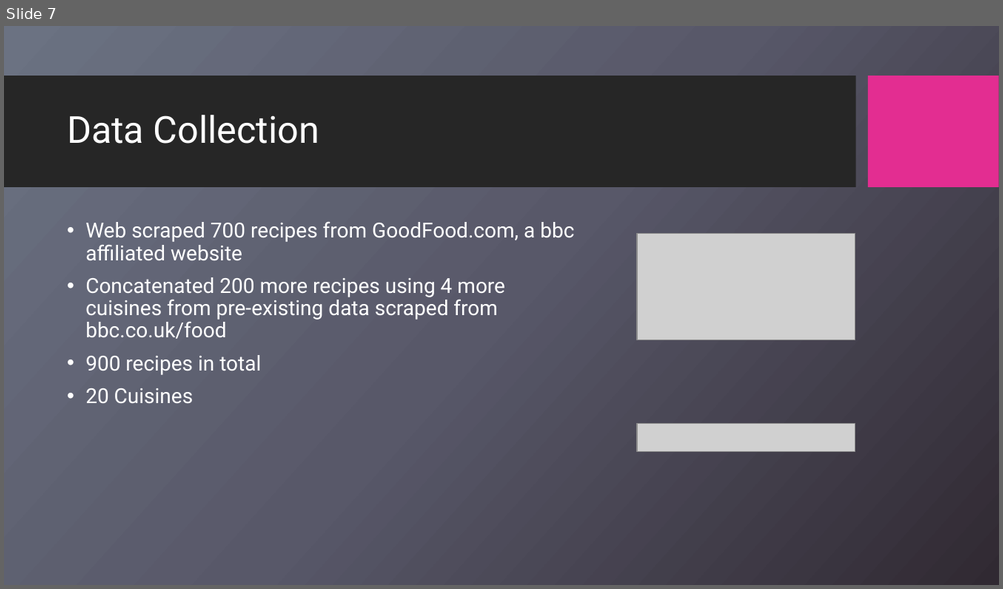
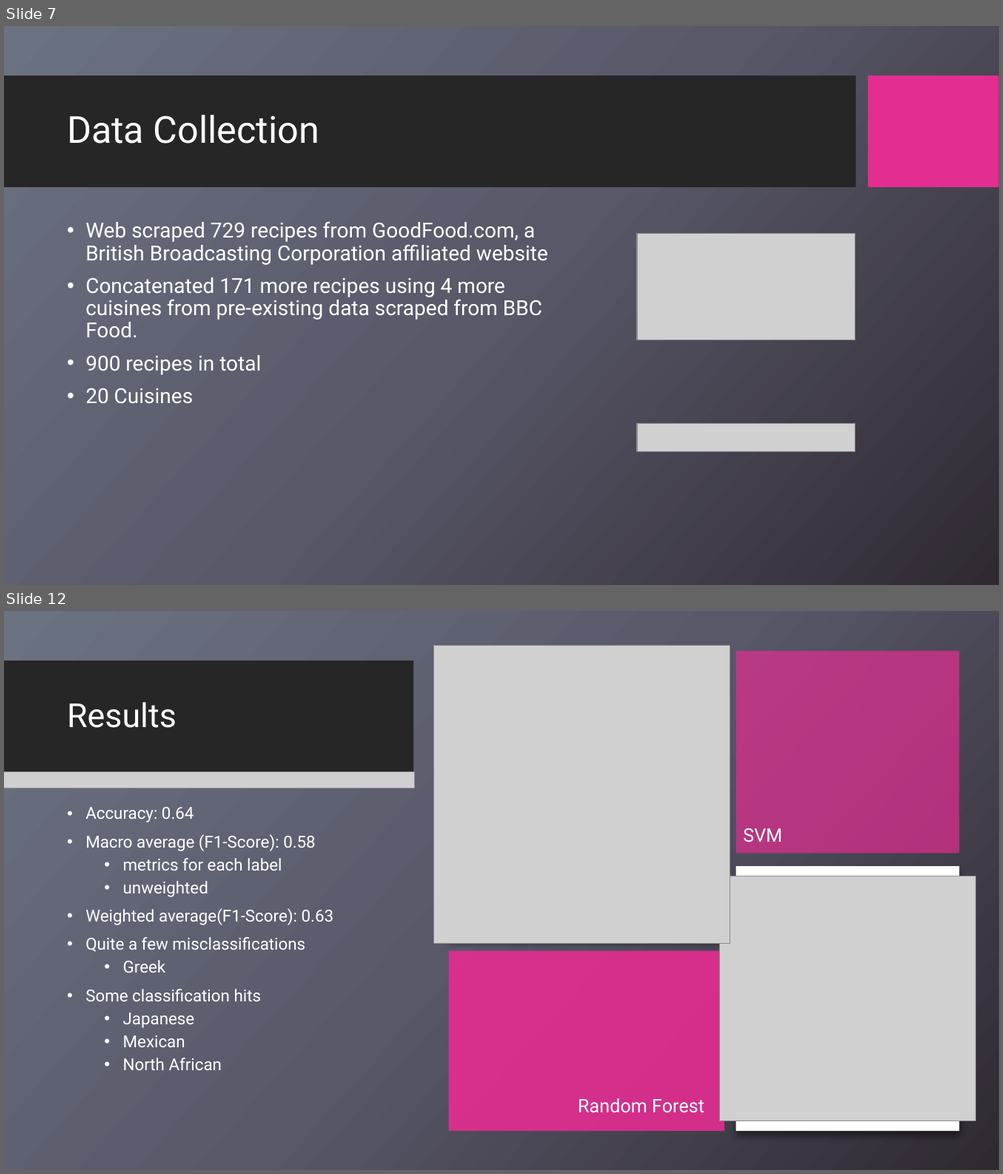
Before and after one commit to aamoeji04/Cuisine_Classification_Capstone, a slide deck: Cuisine_Classification.pptx. Shown one above the other, each under a label of ours: slide 7 before the commit, slides 7 and 12 after it; the slides between them are not shown. The pictures are 1003x589 and 1003x1174 pixels, drawn with LibreOffice and Linux fonts; fonts in the diff are those of the drawing; grey boxes stand for pictures; background and template pictures are left out. Boxes give left, top, right and bottom in pixels: in the first picture for what was removed or moved away, otherwise in the second. Text is boxed around its words. In the diff, an @@ line names an element or a change of style, - is before the commit and + after.

```diff
--- a/Cuisine_Classification.pptx
+++ b/Cuisine_Classification.pptx
@@ slide 12 added at box(4, 611, 999, 1170), background picture (left out); not listed: 2 template elements that a slide beside it also shows @@
@@ rectangle added at box(4, 611, 999, 1170), fill gradient #6C7382 to #59596A to #302A33 @@
@@ picture added at box(433, 645, 730, 944) @@
@@ rectangle added at box(449, 650, 724, 939), fill #FFFFFF @@
@@ rectangle added at box(736, 650, 960, 853), fill #E32D91 at 70% opacity @@
@@ rectangle added at box(4, 661, 414, 773), fill #262626 @@
@@ title added at box(67, 702, 176, 728), 32 pt, text #FFFFFF @@
+Results
@@ picture added at box(4, 772, 415, 788) @@
@@ text added at box(85, 807, 334, 1071), 16 pt, text #FFFFFF @@
+• Accuracy: 0.64
+• Macro average (F1-Score): 0.58
+  • metrics for each label
+  • unweighted
+• Weighted average(F1-Score): 0.63
+• Quite a few misclassifications
+  • Greek
+• Some classification hits
+  • Japanese
+  • Mexican
+  • North African
@@ text added at box(743, 829, 782, 843), 18 pt, text #FFFFFF @@
+SVM
@@ picture added at box(720, 877, 975, 1122) @@
@@ rectangle added at box(736, 866, 960, 1131), fill #FFFFFF @@
@@ rectangle added at box(449, 951, 724, 1132), fill #E32D91 at 90% opacity @@
@@ text added at box(578, 1099, 704, 1113), 18 pt, text #FFFFFF @@
+Random Forest
@@ slide 7 changed as well @@
@@ text at box(85, 221, 548, 338): text changed @@
-• Web scraped 700 recipes from GoodFood.com, a bbc affiliated website
-• Concatenated 200 more recipes using 4 more cuisines from pre-existing data scraped from bbc.co.uk/food
+• Web scraped 729 recipes from GoodFood.com, a British Broadcasting Corporation affiliated website
+• Concatenated 171 more recipes using 4 more cuisines from pre-existing data scraped from BBC Food.
```
Also in this commit, not shown: 9 other slides changed, 4 other slides added, 2 slides removed.
